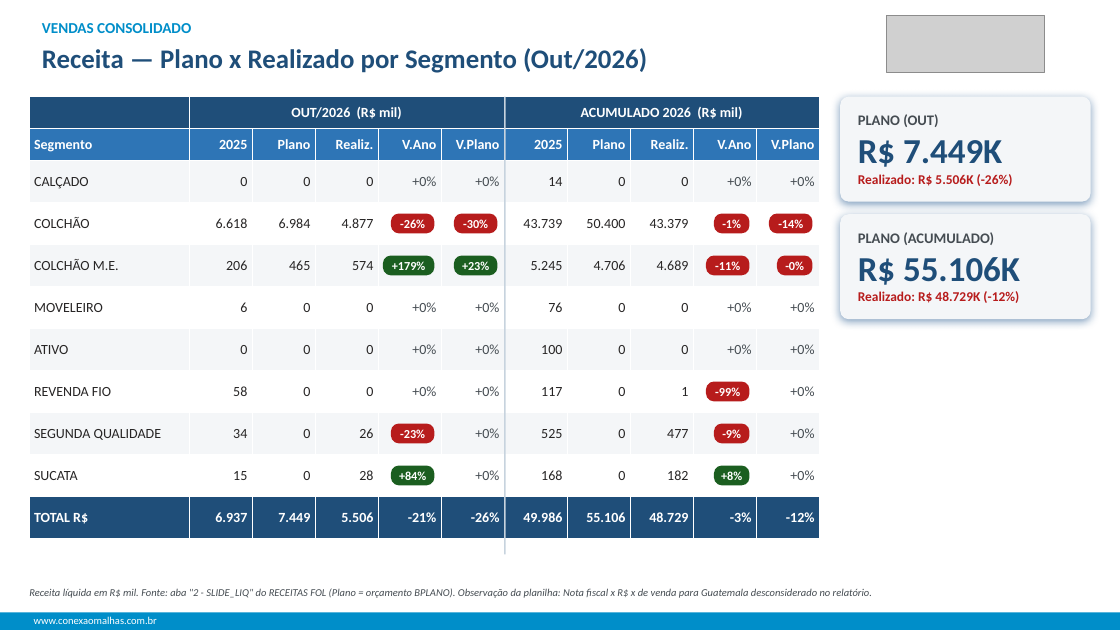
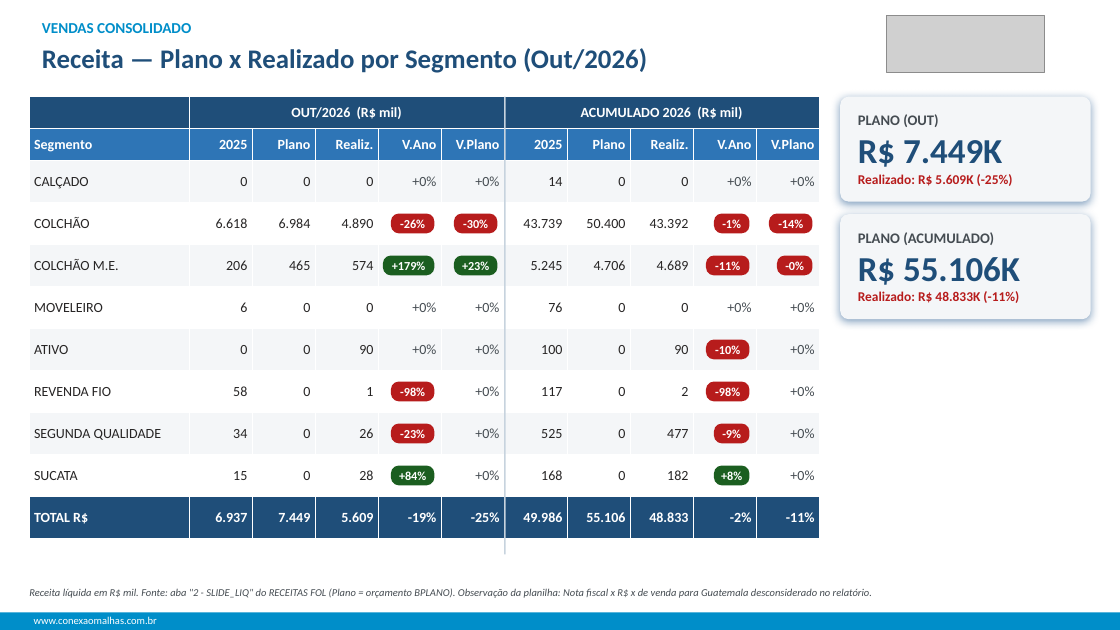
Before and after one commit to titooficial8-ux/gestao-conexao, a slide deck: slide 2 of app/seed_data/vendas_modelo.pptx. Drawn at 1120x630 pixels with LibreOffice and Linux fonts; fonts in the diff are those of the drawing; grey boxes stand for pictures; background and template pictures are left out. Boxes give left, top, right and bottom in pixels: in the first picture for what was removed or moved away, otherwise in the second. Text is boxed around its words. In the diff, an @@ line names an element or a change of style, - is before the commit and + after.

```diff
--- a/app/seed_data/vendas_modelo.pptx
+++ b/app/seed_data/vendas_modelo.pptx
@@ table at [29, 97, 819, 539] @@
-row 4, column 4: 4.877
+row 4, column 4: 4.890
-row 4, column 9: 43.379
+row 4, column 9: 43.392
-row 7: ATIVO | 0 | 0 | 0 | +0% | +0% | 100 | 0 | 0 | +0% | +0%
+row 7: ATIVO | 0 | 0 | 90 | +0% | +0% | 100 | 0 | 90 |  | +0%
-row 8: REVENDA FIO | 58 | 0 | 0 | +0% | +0% | 117 | 0 | 1 |  | +0%
+row 8: REVENDA FIO | 58 | 0 | 1 |  | +0% | 117 | 0 | 2 |  | +0%
-row 11: TOTAL R$ | 6.937 | 7.449 | 5.506 | -21% | -26% | 49.986 | 55.106 | 48.729 | -3% | -12%
+row 11: TOTAL R$ | 6.937 | 7.449 | 5.609 | -19% | -25% | 49.986 | 55.106 | 48.833 | -2% | -11%
@@ text in rounded rectangle at [858, 174, 1013, 186]: text changed @@
-Realizado: R$ 5.506K (-26%)
+Realizado: R$ 5.609K (-25%)
@@ text in rounded rectangle at [858, 291, 1019, 303]: text changed @@
-Realizado: R$ 48.729K (-12%)
+Realizado: R$ 48.833K (-11%)
@@ rounded rectangle added at [706, 339, 749, 360], fill #B71C1C, 10.5 pt, text #FFFFFF, bold @@
+-10%
@@ rounded rectangle added at [391, 381, 434, 402], fill #B71C1C, 10.5 pt, text #FFFFFF, bold @@
+-98%
@@ text in rounded rectangle at [715, 387, 740, 396]: text changed @@
--99%
+-98%
```
Also in this commit, not shown: 16 other slides changed, 18 slides added, 7 slides removed, 3 other files.
